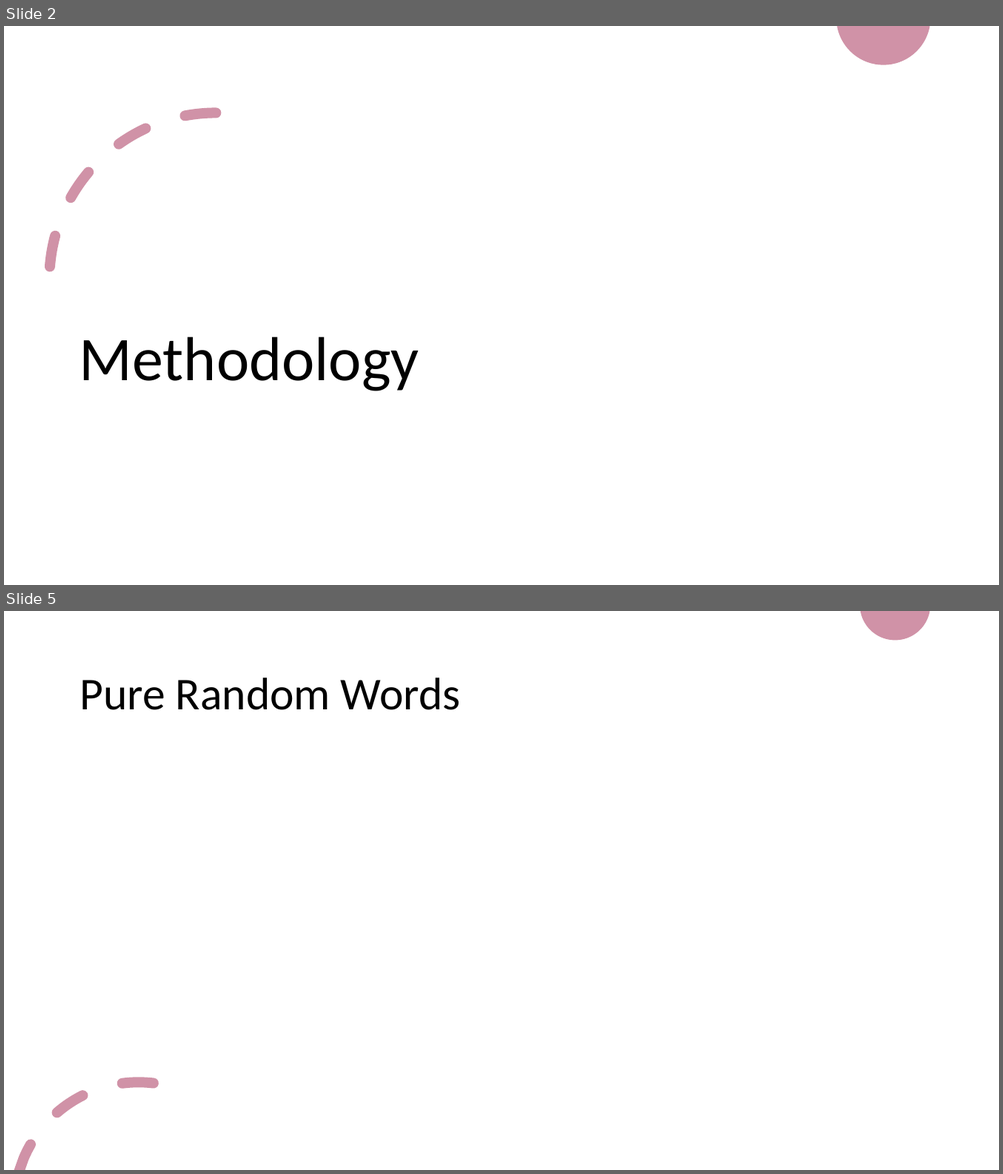
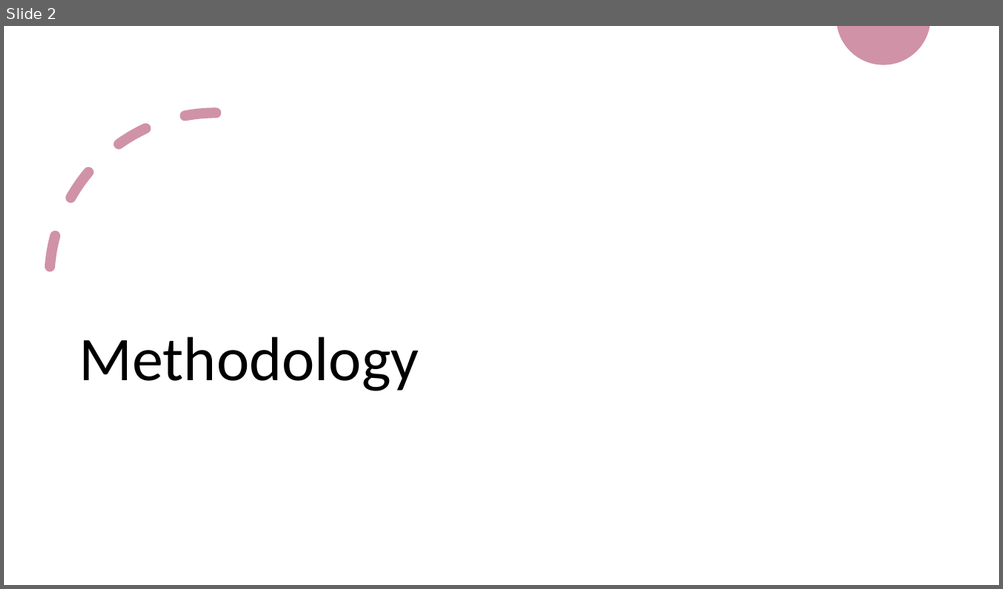
Before and after one commit to anazareth/tweet-proj, a slide deck: meta/Summary.pptx. Shown one above the other, each under a label of ours: slides 2 and 5 before the commit, slide 2 after it; the slides between them are not shown. The pictures are 1003x1174 and 1003x589 pixels, drawn with LibreOffice and Linux fonts; fonts in the diff are those of the drawing. Boxes give left, top, right and bottom in pixels: in the first picture for what was removed or moved away, otherwise in the second. Text is boxed around its words. In the diff, an @@ line names an element or a change of style, - is before the commit and + after.

```diff
--- a/meta/Summary.pptx
+++ b/meta/Summary.pptx
@@ slide 5 removed at <box>4,611,999,1170</box>, background #FFFFFF @@
@@ freeform shape removed at <box>860,611,930,640</box> @@
@@ title removed at <box>79,678,461,710</box> @@
-Pure Random Words
@@ freeform shape removed at <box>14,1077,159,1170</box> @@
```
Also in this commit, not shown: 2 slides changed, 12 slides added, 1 other slide removed, 4 other files.
